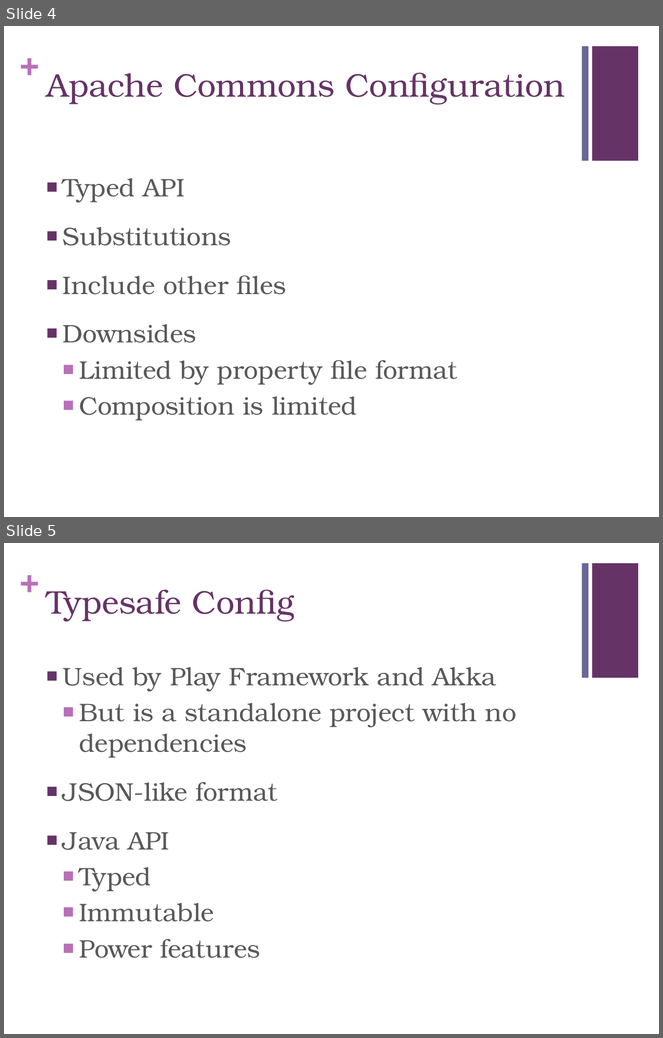
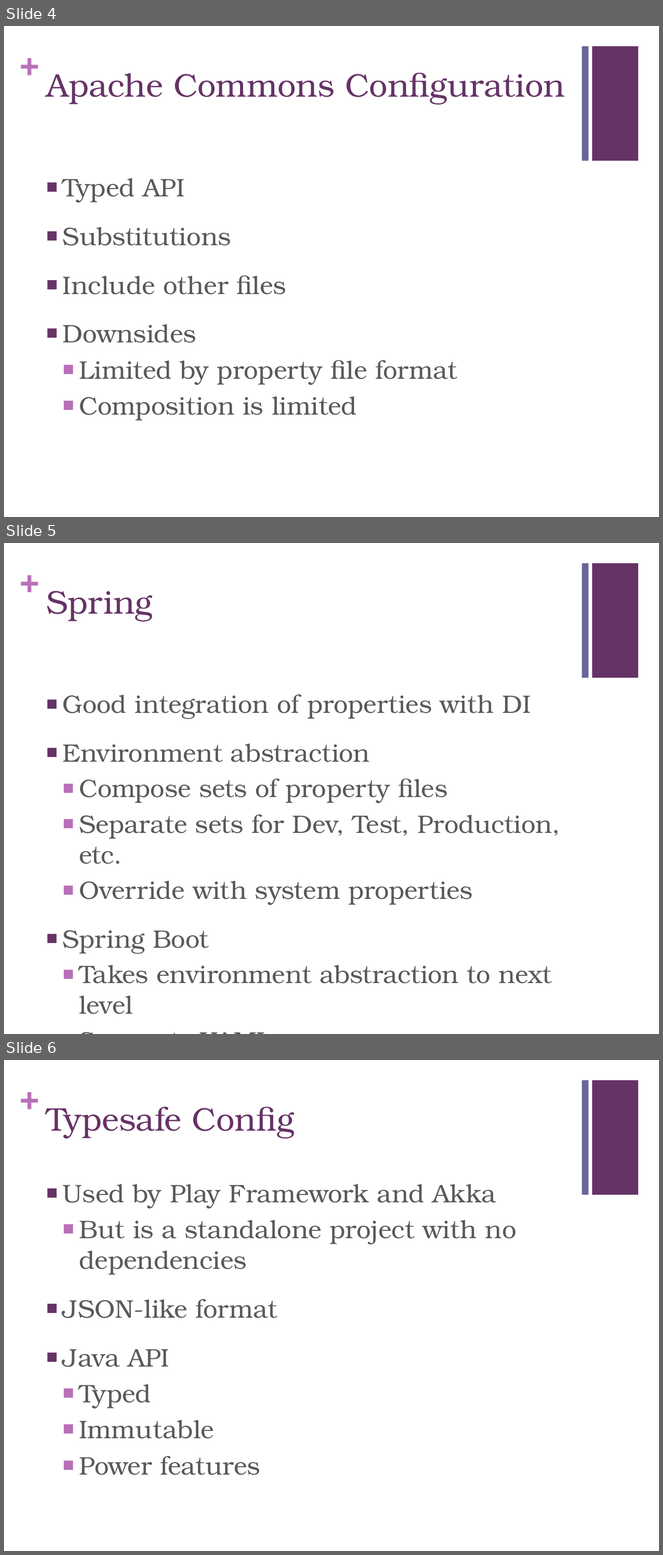
Before and after one commit to sourcedelica/scopes, a slide deck: decks/Typesafe Config on Steroids.pptx. Shown one above the other, each under a label of ours: slides 4 and 5 before the commit, slides 4, 5 and 6 after it. The pictures are 663x1038 and 663x1555 pixels, drawn with LibreOffice and Linux fonts; fonts in the diff are those of the drawing. Boxes give left, top, right and bottom in pixels: in the first picture for what was removed or moved away, otherwise in the second. Text is boxed around its words. In the diff, an @@ line names an element or a change of style, - is before the commit and + after.

Commit message:
add accidentally deleted Spring slide back

```diff
--- a/decks/Typesafe Config on Steroids.pptx
+++ b/decks/Typesafe Config on Steroids.pptx
@@ slide 5 added at [4,543,659,1034], background #FFFFFF; not listed: 3 template elements that a slide beside it also shows @@
@@ title added at [46,591,153,622], 36 pt, text #663366 @@
+Spring
@@ text added at [63,694,560,984], 27.8 pt, text #595959 @@
+■ Good integration of properties with DI
+■ Environment abstraction
+  ■ Compose sets of property files
+  ■ Separate sets for Dev, Test, Production, etc.
+  ■ Override with system properties
+■ Spring Boot
+  ■ Takes environment abstraction to next level
+  ■ Supports YAML
@@ what was slide 5 is now slide 6 @@
```
Also in this commit, not shown: 1 slide changed.
